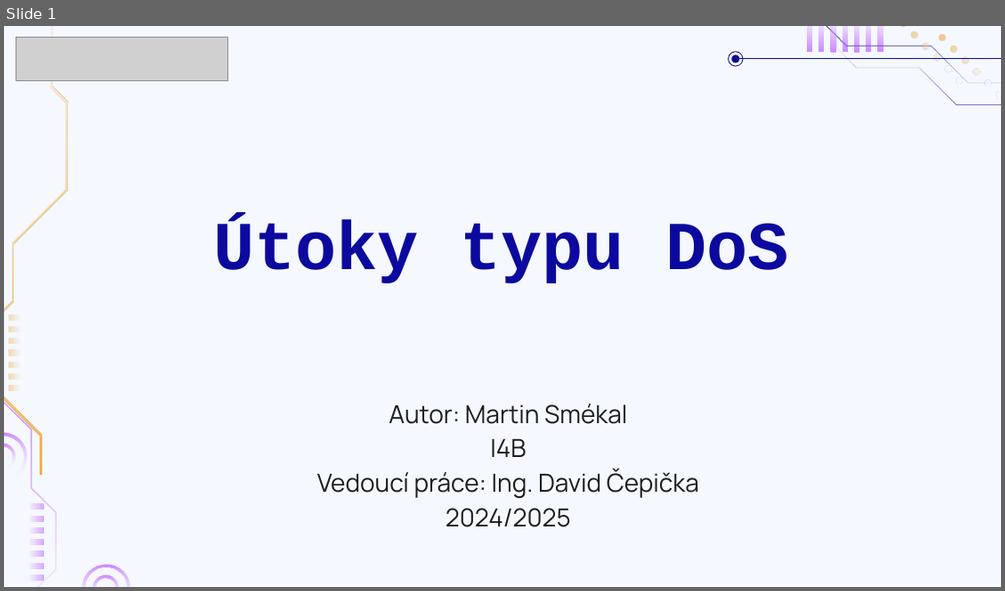
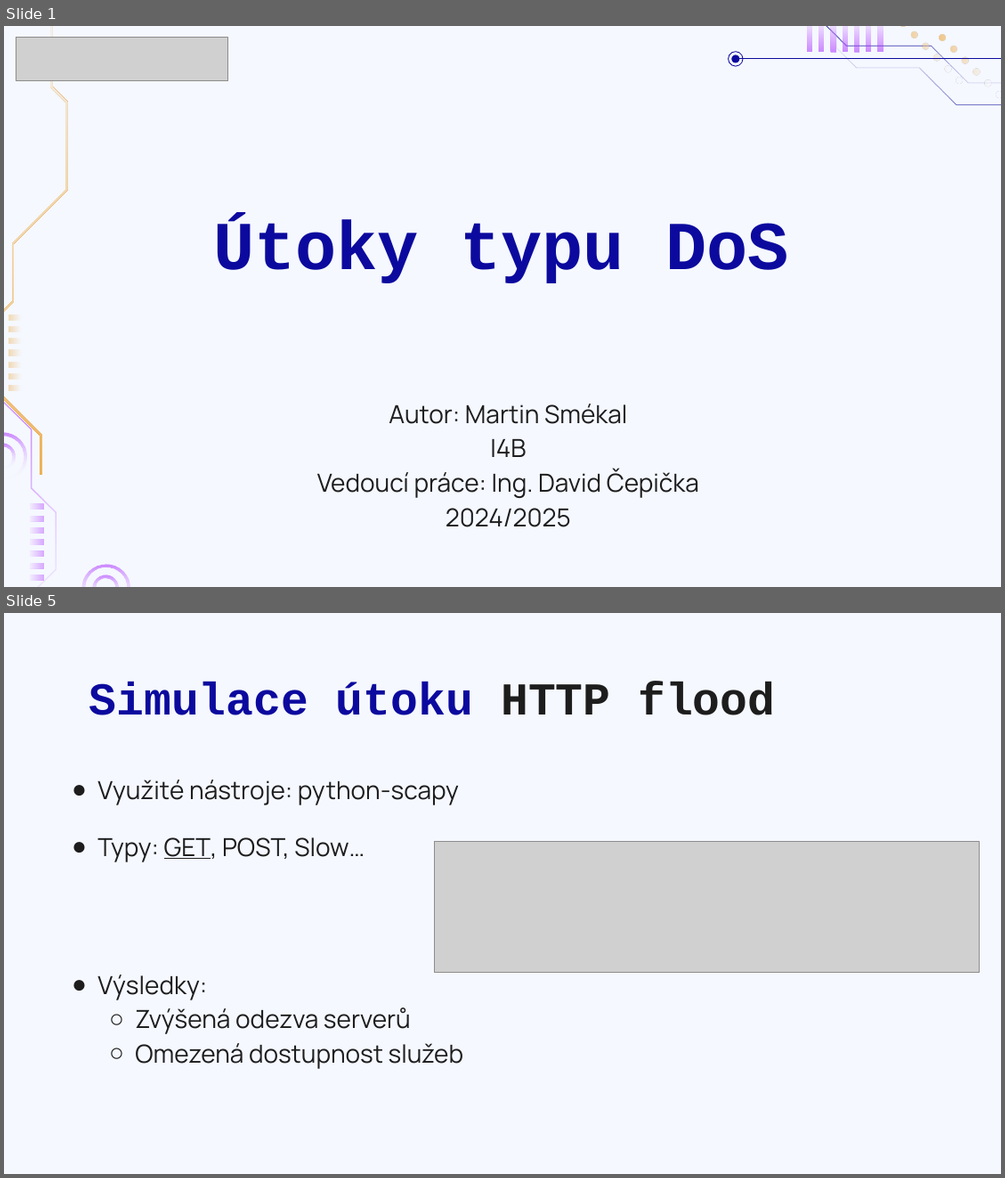
Before and after one commit to CookieKGcz/Dlouhodobka, a slide deck: ~~Dlouhodobka~~/DOCX/Odevzdáno/Útoky_typu_DoS.pptx. Shown one above the other, each under a label of ours: slide 1 before the commit, slides 1 and 5 after it; the slides between them are not shown. The pictures are 1005x591 and 1005x1178 pixels, drawn with LibreOffice and Linux fonts; fonts in the diff are those of the drawing; grey boxes stand for pictures; background and template pictures are left out. Boxes give left, top, right and bottom in pixels: in the first picture for what was removed or moved away, otherwise in the second. Text is boxed around its words. In the diff, an @@ line names an element or a change of style, - is before the commit and + after.

```diff
--- a/~~Dlouhodobka~~/DOCX/Odevzdáno/Útoky_typu_DoS.pptx
+++ b/~~Dlouhodobka~~/DOCX/Odevzdáno/Útoky_typu_DoS.pptx
@@ slide 5 added at (4, 613, 1001, 1174), background #F5F8FF @@
@@ title added at (89, 682, 775, 715), 44 pt, text #0C0A9E, bold @@
+Simulace útoku HTTP flood
@@ text added at (97, 779, 463, 1069), 24 pt, text #1D1D1D @@
+● Využité nástroje: python-scapy
+● Typy: GET, POST, Slow…
+● Výsledky:
+  ○ Zvýšená odezva serverů
+  ○ Omezená dostupnost služeb
@@ picture added at (435, 841, 979, 972) @@
```
Also in this commit, not shown: 6 slides changed, 3 other slides added, 14 other files.
